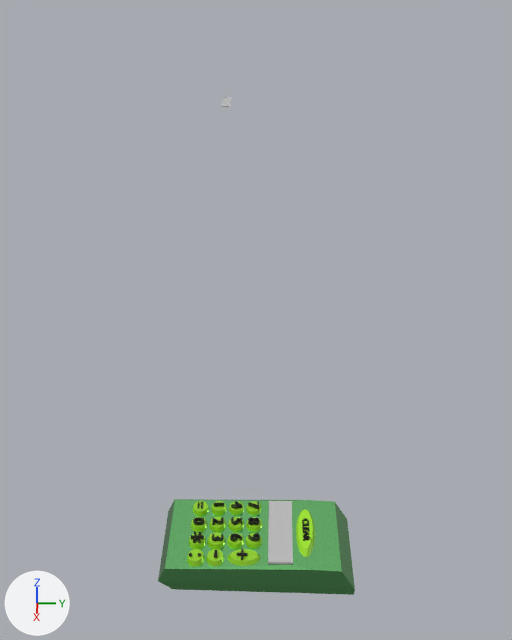
An edit to the Blender file 3d-calculator.blend, drawn before and after from the same camera.
Rendered twice from a 50 mm camera at (12.5, 0.1, 15.7) aimed at (-17.6, -0.3, -4.1). The axes (+X, +Y, +Z) are drawn at lower left. The lights are the same throughout.

The scene before the commit, as lines of its bpy script (objects in view):
```python
me_cylinder_006 = bpy.data.meshes.new('Cylinder.006')
me_cylinder_006.from_pydata(...)  # 420 vertices, 297 faces; spans x -0.272..0.272, y -0.263..0.263, z -0.099..0.2
# faces by material slot: [121, 176]
me_cylinder_006.materials.append(mat_but_001)  # green #a1e728
me_cylinder_006.materials.append(mat_but_2_001)  # black #000000
ob_but = bpy.data.objects.new('but', None)
ob_but.location = (0.0, 0.0, 0.0)
ob_but.instance_type = 'COLLECTION'
ob_but.instance_collection = col_but
ob_but2 = bpy.data.objects.new('but2', me_cylinder_006)
ob_but2.location = (-0.18, -1.08, 0.91)
ob_but2.scale = (0.958, 0.958, 0.958)
ob_calculator = bpy.data.objects.new('calculator', None)
ob_calculator.location = (0.0, 0.0, 0.0)
ob_calculator.instance_type = 'COLLECTION'
ob_calculator.instance_collection = col_calculator
```
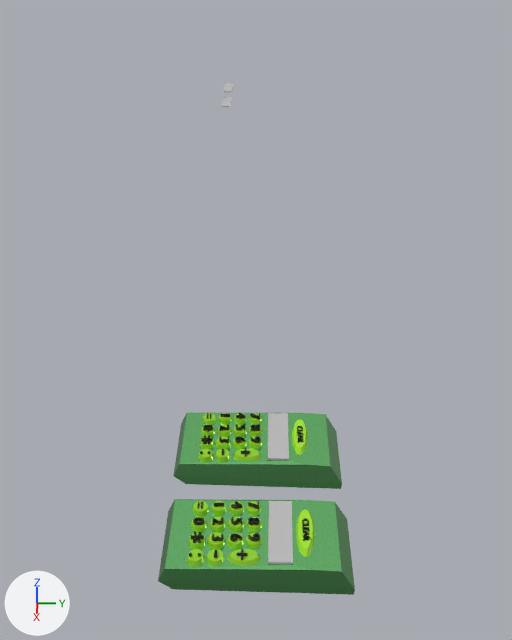
Edits to the bpy script that builds the scene:
```text
Change ob_but2:
    ob_but2.scale: (0.958, 0.958, 0.958) -> (1.0, 1.0, 1.0)
    ob_but2: bpy.data.objects.new('but2', me_cylinder_006) -> bpy.data.objects.new('but2', None)
    ob_but2.location: (-0.18, -1.08, 0.91) -> (-3.62, 0.0, 0.0)
    add ob_but2.instance_type = 'COLLECTION'
    add ob_but2.instance_collection = col_but
Add ob_calculator2:
    ob_calculator2 = bpy.data.objects.new('calculator2', None)
    ob_calculator2.location = (-3.62, 0.0, 0.0)
    ob_calculator2.instance_type = 'COLLECTION'
    ob_calculator2.instance_collection = col_calculator
```

Changed parts and their boxes (x1, y1, x2, y2) in the pictures (512 x 640 px):
'calculator2', added: after (173, 84, 342, 489)
'but', moved, rescaled: (187, 501, 315, 566) in both
'but2', added: after (198, 412, 308, 462)
